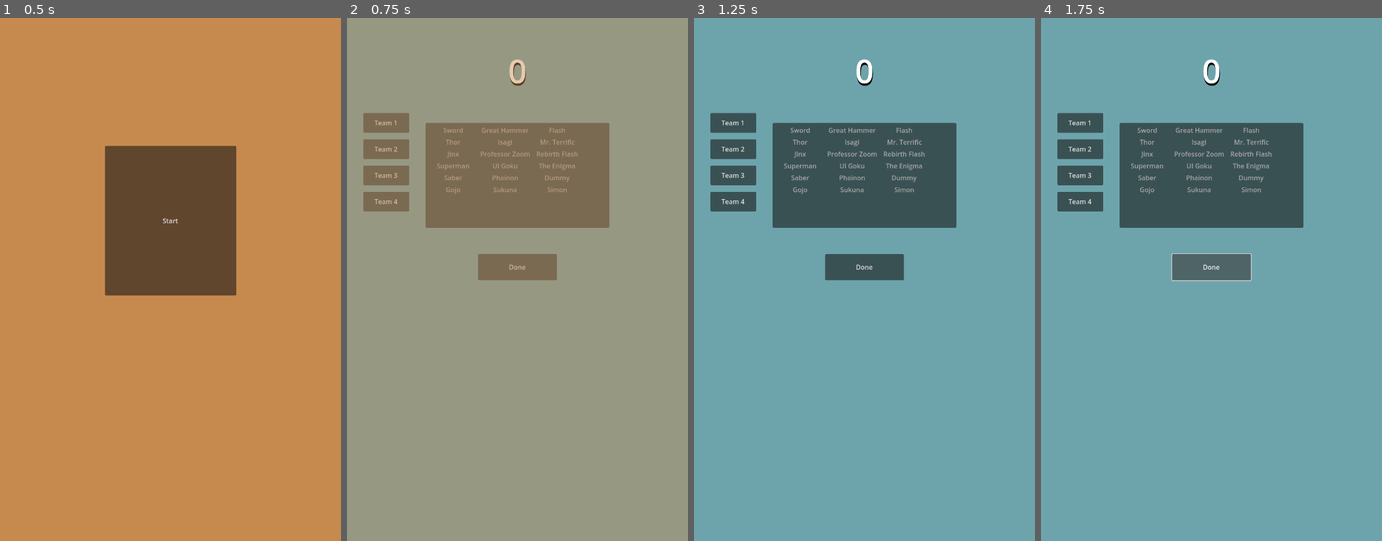
Above: before the commit, frames 1-4 (left to right).
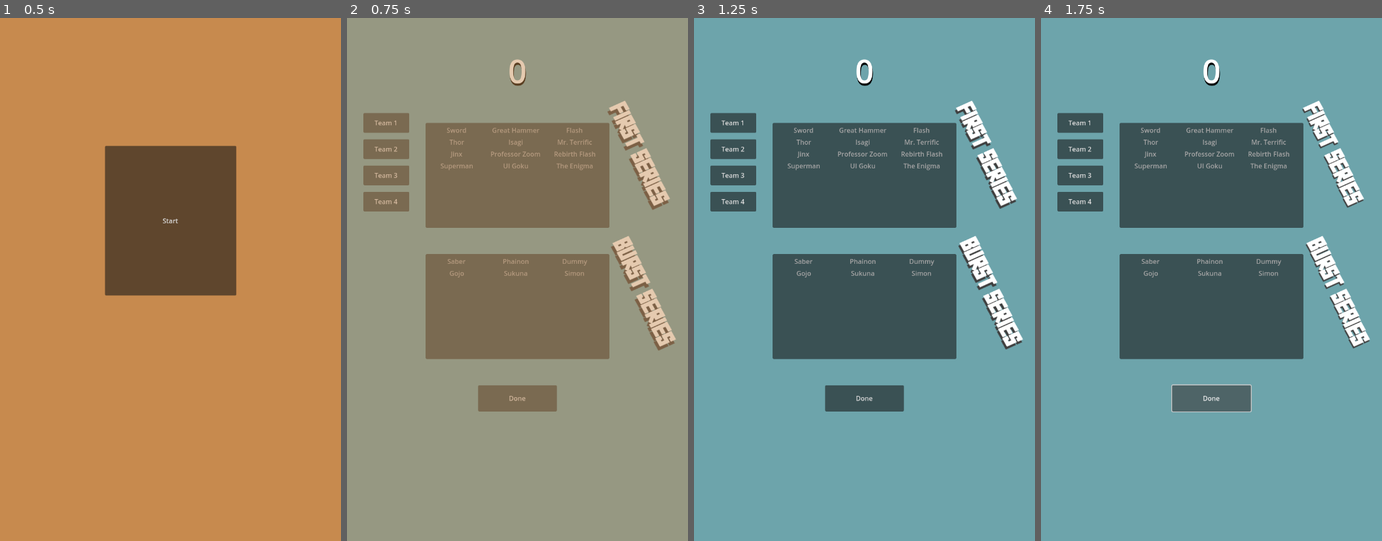
Above: after the commit, the same moments.

Repository: Odeguy/ball-fighting
Game: Godot game, scene res://game_main.tscn
Two runs of this game, one before a commit and one after it. Both use one fixed random seed, a clock stepped at 60 frames per second and the inputs below. Sound files missing from this copy of the repository are replaced by a short silence.
Inputs:
- Up to frame 1 (0.5 s): no input
- Up to frame 2 (0.75 s): click "Start" at 0.5 s
- Up to frame 3 (1.25 s): no input
- Up to frame 4 (1.75 s): click "Done" at 1.25 s

Frame 1 is identical in both runs. In frame 2, 14% of the frame differs, in the area x 23-97%, y 15-76%; in frame 3, 14%; in frame 4, 14%.

Commit message:
select screen split by series

Diff:
--- a/balls.json
+++ b/balls.json
@@ -1,21 +1,24 @@
 {
-	"Sword": "res://balls/sword_ball.tscn",
-	"Great Hammer": "res://balls/greathammer_ball.tscn",
-	"Flash": "res://balls/flash_ball.tscn",
-	"Thor": "res://balls/thor_ball.tscn",
-	"Isagi": "res://balls/isagi_ball.tscn",
-	"Mr. Terrific": "res://balls/mrterrific_ball.tscn",
-	"Jinx": "res://balls/jinx_ball.tscn",
-	"Professor Zoom": "res://balls/professor_zoom_ball.tscn",
-	"Rebirth Flash": "res://balls/rebirth_flash_ball.tscn",
-	"Superman": "res://balls/superman_ball.tscn",
-	"UI Goku": "res://balls/ui_goku_ball.tscn",
-	"The Enigma": "res://balls/the_enigma_ball.tscn",
-
-	"Saber": "res://burst_series/balls/saber_ball.tscn",
-	"Phainon": "res://burst_series/balls/phainon_ball.tscn",
-	"Dummy": "res://balls/dummy_ball.tscn",
-	"Gojo": "res://burst_series/balls/gojo_ball.tscn",
-	"Sukuna": "res://burst_series/balls/sukuna_ball.tscn",
-	"Simon": "res://burst_series/balls/simon_ball.tscn"
+	"first_series": {
+		"Sword": "res://balls/sword_ball.tscn",
+		"Great Hammer": "res://balls/greathammer_ball.tscn",
+		"Flash": "res://balls/flash_ball.tscn",
+		"Thor": "res://balls/thor_ball.tscn",
+		"Isagi": "res://balls/isagi_ball.tscn",
+		"Mr. Terrific": "res://balls/mrterrific_ball.tscn",
+		"Jinx": "res://balls/jinx_ball.tscn",
+		"Professor Zoom": "res://balls/professor_zoom_ball.tscn",
+		"Rebirth Flash": "res://balls/rebirth_flash_ball.tscn",
+		"Superman": "res://balls/superman_ball.tscn",
+		"UI Goku": "res://balls/ui_goku_ball.tscn",
+		"The Enigma": "res://balls/the_enigma_ball.tscn"
+	},
+	"burst_series": {
+		"Saber": "res://burst_series/balls/saber_ball.tscn",
+		"Phainon": "res://burst_series/balls/phainon_ball.tscn",
+		"Dummy": "res://balls/dummy_ball.tscn",
+		"Gojo": "res://burst_series/balls/gojo_ball.tscn",
+		"Sukuna": "res://burst_series/balls/sukuna_ball.tscn",
+		"Simon": "res://burst_series/balls/simon_ball.tscn"
+	}
 }
--- a/selection_screen.tscn
+++ b/selection_screen.tscn
@@ -1,7 +1,8 @@
-[gd_scene load_steps=4 format=3 uid="uid://cod0lxjttge88"]
+[gd_scene load_steps=5 format=3 uid="uid://cod0lxjttge88"]
 
 [ext_resource type="Script" uid="uid://ckqxeg45f4cxg" path="res://selection_screen_script.gd" id="1_t8mf8"]
 [ext_resource type="AudioStream" uid="uid://b3awbaohl13mv" path="res://sounds/SE156_System_Set.wav" id="2_mgcrx"]
+[ext_resource type="FontFile" uid="uid://dj3iqqjqchyt3" path="res://fonts/Super Squad.otf" id="3_nf7ud"]
 
 [sub_resource type="StyleBoxFlat" id="StyleBoxFlat_t8mf8"]
 bg_color = Color(0.427583, 0.642252, 0.675322, 1)
@@ -17,13 +18,25 @@
 wraparound_items = false
 max_columns = 3
 same_column_width = true
+fixed_column_width = 140
+icon_mode = 0
+
+[node name="burst_ball_grid" type="ItemList" parent="."]
+offset_left = 192.0
+offset_top = 576.0
+offset_right = 640.0
+offset_bottom = 832.0
+wraparound_items = false
+max_columns = 3
+same_column_width = true
+fixed_column_width = 140
 icon_mode = 0
 
 [node name="Button" type="Button" parent="."]
 offset_left = 320.0
-offset_top = 576.0
+offset_top = 896.0
 offset_right = 512.0
-offset_bottom = 640.0
+offset_bottom = 960.0
 text = "Done"
 
 [node name="Panel" type="Panel" parent="."]
@@ -77,7 +90,41 @@
 stream = ExtResource("2_mgcrx")
 max_polyphony = 3
 
+[node name="Label2" type="Label" parent="."]
+offset_left = 688.0
+offset_top = 160.0
+offset_right = 1020.0
+offset_bottom = 319.0
+rotation = 1.14768
+theme_override_colors/font_shadow_color = Color(0.245501, 0.245501, 0.245501, 1)
+theme_override_constants/shadow_offset_x = 7
+theme_override_constants/shadow_offset_y = 7
+theme_override_fonts/font = ExtResource("3_nf7ud")
+theme_override_font_sizes/font_size = 40
+text = "First Series
+"
+horizontal_alignment = 1
+vertical_alignment = 1
+
+[node name="Label3" type="Label" parent="."]
+offset_left = 696.0
+offset_top = 488.0
+offset_right = 1045.0
+offset_bottom = 647.0
+rotation = 1.14768
+scale = Vector2(1.00165, 1.00658)
+theme_override_colors/font_shadow_color = Color(0.245501, 0.245501, 0.245501, 1)
+theme_override_constants/shadow_offset_x = 7
+theme_override_constants/shadow_offset_y = 7
+theme_override_fonts/font = ExtResource("3_nf7ud")
+theme_override_font_sizes/font_size = 40
+text = "Burst Series
+"
+horizontal_alignment = 1
+vertical_alignment = 1
+
 [connection signal="item_clicked" from="ball_grid" to="." method="_on_ball_grid_item_clicked"]
+[connection signal="item_clicked" from="burst_ball_grid" to="." method="_on_burst_ball_grid_item_clicked"]
 [connection signal="pressed" from="Button" to="." method="_on_button_pressed"]
 [connection signal="pressed" from="Team 1" to="." method="_on_team_1_pressed"]
 [connection signal="pressed" from="Team 2" to="." method="_on_team_2_pressed"]
--- a/selection_screen_script.gd
+++ b/selection_screen_script.gd
@@ -5,9 +5,10 @@
 var balls
 func _ready() -> void:
 	balls = JSON.parse_string(FileAccess.get_file_as_string("res://balls.json"))
-	for name in balls:
+	for name in balls["first_series"]:
 		$ball_grid.add_item(name)
-
+	for name in balls["burst_series"]:
+		$burst_ball_grid.add_item(name)
 var selection
 var previous
 func get_selections() -> Array:
@@ -19,18 +20,36 @@
 			await get_tree().process_frame
 		if i < 4:
 			if selection == "Done": break
-			var ball_scene = load(balls[selection])
+			var ball_scene = load(selection)
 			var ball: Ball = ball_scene.instantiate()
 			selections.push_back(ball)
 			previous = ball
 			ball.team += str(randi())
 	return selections
 
+@onready var shadow_max = $Label2.get_theme_constant("shadow_offset_x")
+@onready var dshadow = -1
+@onready var count = 0
+func _process(delta: float) -> void:
+	count += 1
+	if count % 15 != 0: return
+	var new_offset = $Label2.get_theme_constant("shadow_offset_x") + dshadow
+	$Label2.add_theme_constant_override("shadow_offset_x", new_offset)
+	$Label2.add_theme_constant_override("shadow_offset_y", new_offset)
+	$Label3.add_theme_constant_override("shadow_offset_x", new_offset)
+	$Label3.add_theme_constant_override("shadow_offset_y", new_offset)
+	if $Label2.get_theme_constant("shadow_offset_x") == 2 || $Label2.get_theme_constant("shadow_offset_x") == shadow_max: dshadow *= -1
+
 
 func _on_ball_grid_item_clicked(index: int, at_position: Vector2, mouse_button_index: int) -> void:
 	$AudioStreamPlayer2D.play()
 	if mouse_button_index == 1:
-		selection = $ball_grid.get_item_text(index)
+		selection = balls["first_series"][$ball_grid.get_item_text(index)]
+
+func _on_burst_ball_grid_item_clicked(index: int, at_position: Vector2, mouse_button_index: int) -> void:
+	$AudioStreamPlayer2D.play()
+	if mouse_button_index == 1:
+		selection = balls["burst_series"][$burst_ball_grid.get_item_text(index)]
 
 
 func _on_button_pressed() -> void:
